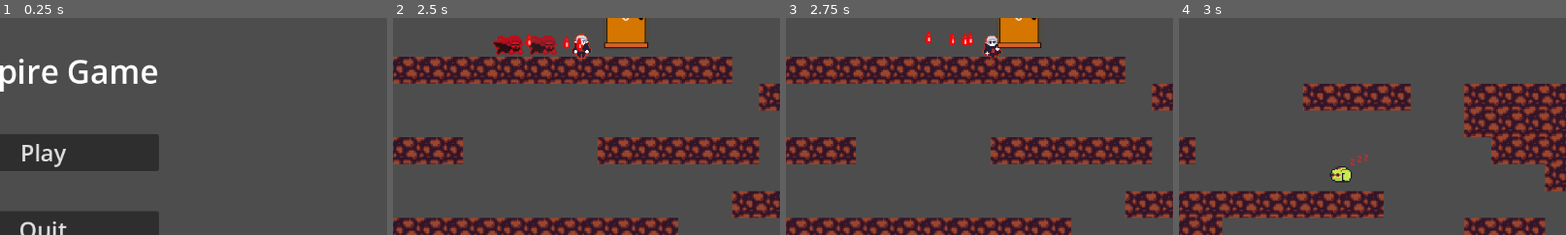
Above: before the commit, frames 1-4 (left to right).
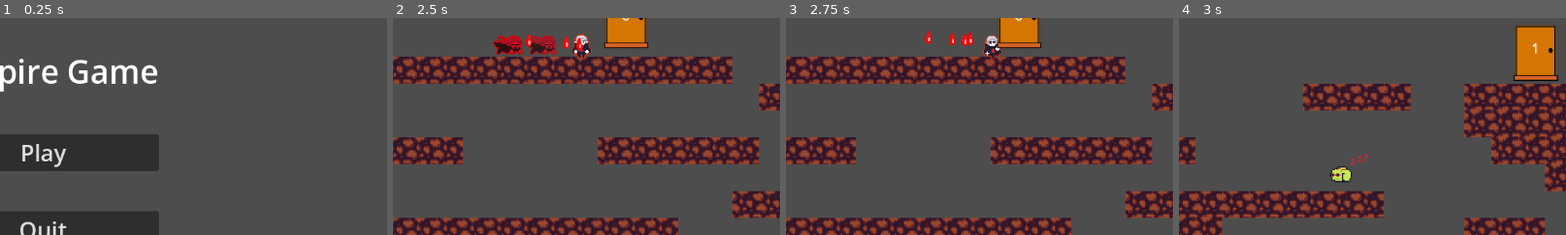
Above: after the commit, the same moments.

Repository: Wayfleh/GDC-Vampire-Platformer
Game: Godot game, scene res://UI/MainMenu.tscn
The game is run twice, just before and just after one commit, with the same random seed, the same clock (stepped at 60 frames per second) and the same inputs.
Inputs:
- Up to frame 1 (0.25 s): no input
- Up to frame 2 (2.5 s): click "Play" at 0.5 s; tap Enter (ui_accept) at 1.25, 1.35, 2.3 s; hold D (right) from 1.28 s (still down); tap W (jump) at 1.52, 2.27 s; tap J (bite_dash) at 2.1 s
- Up to frame 3 (2.75 s): keep holding D (right)
- Up to frame 4 (3 s): release D (right) at 2.78 s; hold A (left) from 2.78 s (still down); tap Enter (ui_accept) at 2.85 s
The pictures show only the part of the screen within x 44-94%, y 11-61%; the shares and areas given below are measured in that part.

Frames 1-3 are identical in both runs. In frame 4, 2.7% of the frame differs, in the area x 86-98%, y 3-30%.

Commit message:
Changed the Doors
You can now drag any scene you want into the next_level variable of a Door in a level

MAKE SURE LEVELS DON'T LEAD INTO EACHOTHER, the editor doesn't flag the circular reference if it's hidden in the preloaded level, but it will still set the variable to null before you can loop back (e.g. if 1 > 2 > 3 > 1, you can end up in 3 but you can't go to 1 from 3)

currently level 1 > level 2 > level 3 > main menu which actually works because the menu doesn't preload level 1 during compile time, change_scene_to_file() preloads the scene when it's called.

Diff:
--- a/untitled-vampire-game/Levels/Level_01.tscn
+++ b/untitled-vampire-game/Levels/Level_01.tscn
@@ -5,6 +5,7 @@
 [ext_resource type="PackedScene" uid="uid://cvd3m0d2hvnbx" path="res://Animals/frog.tscn" id="3_tdu8r"]
 [ext_resource type="PackedScene" uid="uid://chki8nvl10xvh" path="res://UI/ui_layer.tscn" id="4_2o7fp"]
 [ext_resource type="PackedScene" uid="uid://kjx4sjwtkgui" path="res://Levels/door.tscn" id="5_lkd0j"]
+[ext_resource type="PackedScene" uid="uid://yxb6hakqw03p" path="res://Levels/Level_02.tscn" id="6_yu5cb"]
 
 [sub_resource type="TileSetAtlasSource" id="TileSetAtlasSource_t20ai"]
 texture = ExtResource("1_t20ai")
@@ -87,5 +88,6 @@
 
 [node name="Door" parent="." unique_id=1512673174 instance=ExtResource("5_lkd0j")]
 position = Vector2(226, -205)
+next_level = ExtResource("6_yu5cb")
 
 [editable path="Player"]
--- a/untitled-vampire-game/Levels/Level_02.tscn
+++ b/untitled-vampire-game/Levels/Level_02.tscn
@@ -5,6 +5,8 @@
 [ext_resource type="PackedScene" uid="uid://cvd3m0d2hvnbx" path="res://Animals/frog.tscn" id="2_hhbg7"]
 [ext_resource type="Script" uid="uid://7wyysqn5kc23" path="res://Levels/LevelManager.gd" id="3_exfpd"]
 [ext_resource type="PackedScene" uid="uid://chki8nvl10xvh" path="res://UI/ui_layer.tscn" id="5_c8ve7"]
+[ext_resource type="PackedScene" uid="uid://kjx4sjwtkgui" path="res://Levels/door.tscn" id="6_exfpd"]
+[ext_resource type="PackedScene" uid="uid://diikfmb37a8dg" path="res://Levels/Level_03.tscn" id="7_c8ve7"]
 
 [sub_resource type="TileSetAtlasSource" id="TileSetAtlasSource_t20ai"]
 texture = ExtResource("1_c7tlk")
@@ -83,6 +85,13 @@
 [node name="F_BITEDASH" parent="Player/TransformationSM/FROG/FrogSM" parent_id_path=PackedInt32Array(644735785, 1414580571) index="3" unique_id=2142105885]
 pull_speed = null
 
+[node name="FootstepPlayer" parent="Player" index="7" unique_id=858939323]
+stream = null
+
 [node name="UI" parent="." unique_id=889175113 instance=ExtResource("5_c8ve7")]
 
+[node name="Door" parent="." unique_id=1512673174 instance=ExtResource("6_exfpd")]
+position = Vector2(373, -166)
+next_level = ExtResource("7_c8ve7")
+
 [editable path="Player"]
--- a/untitled-vampire-game/Levels/Level_03.tscn
+++ b/untitled-vampire-game/Levels/Level_03.tscn
@@ -5,6 +5,8 @@
 [ext_resource type="Script" uid="uid://7wyysqn5kc23" path="res://Levels/LevelManager.gd" id="3_t4xos"]
 [ext_resource type="PackedScene" uid="uid://dv8kjhi3m6bl3" path="res://Player/player.tscn" id="4_ckkmn"]
 [ext_resource type="PackedScene" uid="uid://chki8nvl10xvh" path="res://UI/ui_layer.tscn" id="5_ik50e"]
+[ext_resource type="PackedScene" uid="uid://kjx4sjwtkgui" path="res://Levels/door.tscn" id="6_t4xos"]
+[ext_resource type="PackedScene" uid="uid://b81xfqhj2clb" path="res://UI/MainMenu.tscn" id="7_t4xos"]
 
 [sub_resource type="TileSetAtlasSource" id="TileSetAtlasSource_t20ai"]
 texture = ExtResource("1_cwbts")
@@ -87,6 +89,13 @@
 [node name="F_BITEDASH" parent="Player/TransformationSM/FROG/FrogSM" parent_id_path=PackedInt32Array(644735785, 1414580571) index="3" unique_id=2142105885]
 pull_speed = null
 
+[node name="FootstepPlayer" parent="Player" index="7" unique_id=858939323]
+stream = null
+
 [node name="UI" parent="." unique_id=889175113 instance=ExtResource("5_ik50e")]
 
+[node name="Door" parent="." unique_id=1512673174 instance=ExtResource("6_t4xos")]
+position = Vector2(398, 152)
+next_level = ExtResource("7_t4xos")
+
 [editable path="Player"]
--- a/untitled-vampire-game/Levels/door.gd
+++ b/untitled-vampire-game/Levels/door.gd
@@ -1,16 +1,27 @@
-extends Node2D
+class_name Door extends Node2D
 
 @onready var door_area: Area2D = $DoorArea
 @onready var animal_number: Label = $AnimalNumber
+
+@export var next_level: PackedScene #Loads the next level
+####
+# make sure the level you load can't end up looping back into
+# the current level through other doors, or else this variable is null.
+# The editor doesn't tag the circular reference if it's hidden in
+# another level.
+####
+
 # Called when the node enters the scene tree for the first time.
 func _ready() -> void:
 	GlobalData.start_level()
+	GlobalData.update_animals_remaining.connect(update_animal_number)
+	update_animal_number()
 	door_area.body_entered.connect(check_level_complete)
 
 func check_level_complete(body: Node2D):
 	if body is Player && GlobalData.animals_remaining == 0:
 
-		GlobalData.next_level()
+		GlobalData.next_level(next_level)
 
-func _process(delta: float) -> void:
+func update_animal_number():
 	animal_number.text = str(GlobalData.animals_remaining)
--- a/untitled-vampire-game/global_data.gd
+++ b/untitled-vampire-game/global_data.gd
@@ -8,6 +8,8 @@
 var animals_remaining : int
 var level_complete : bool = false
 
+signal update_animals_remaining
+
 func start_level() -> void:
 	print("LEVEL MANAGER READY IN SCENE:", get_tree().current_scene.name)
 	animals_remaining = get_tree().get_nodes_in_group("animals").size()
@@ -16,11 +18,12 @@
 func animal_bitten():
 	animals_remaining -= 1
 	print("Animals left:", animals_remaining)
+	update_animals_remaining.emit()
 
 	if animals_remaining <= 0:
 		level_complete = true
 
-func next_level():
+func next_level(level : PackedScene):
 	blood_chamber.clear()
 	charges = 0
-	get_tree().change_scene_to_file("res://Levels/Level_02.tscn")
+	get_tree().change_scene_to_packed(level)
